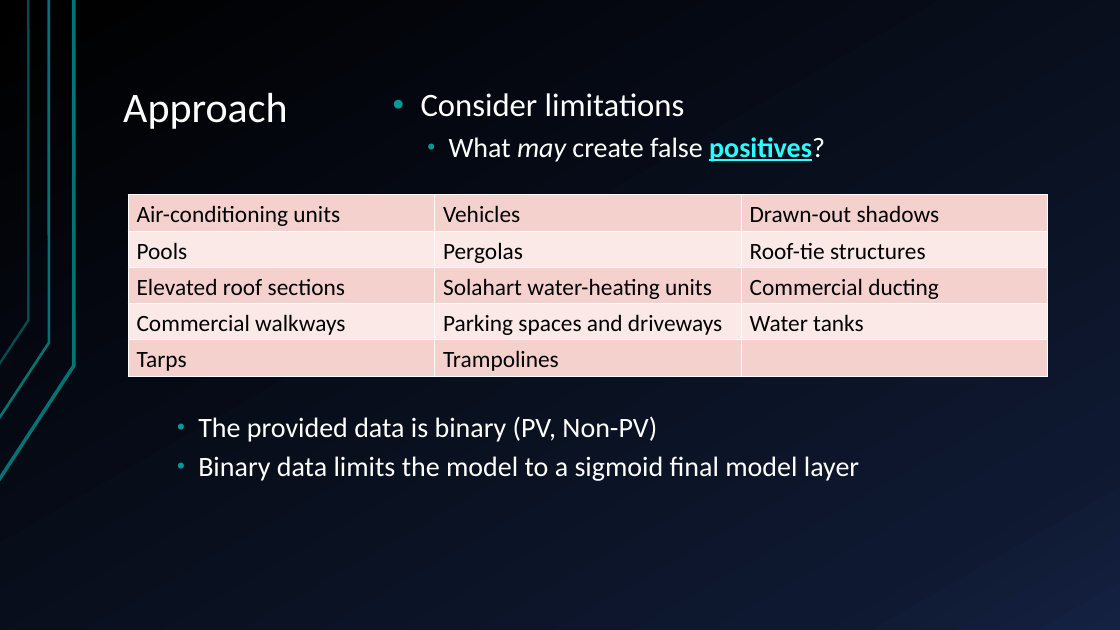
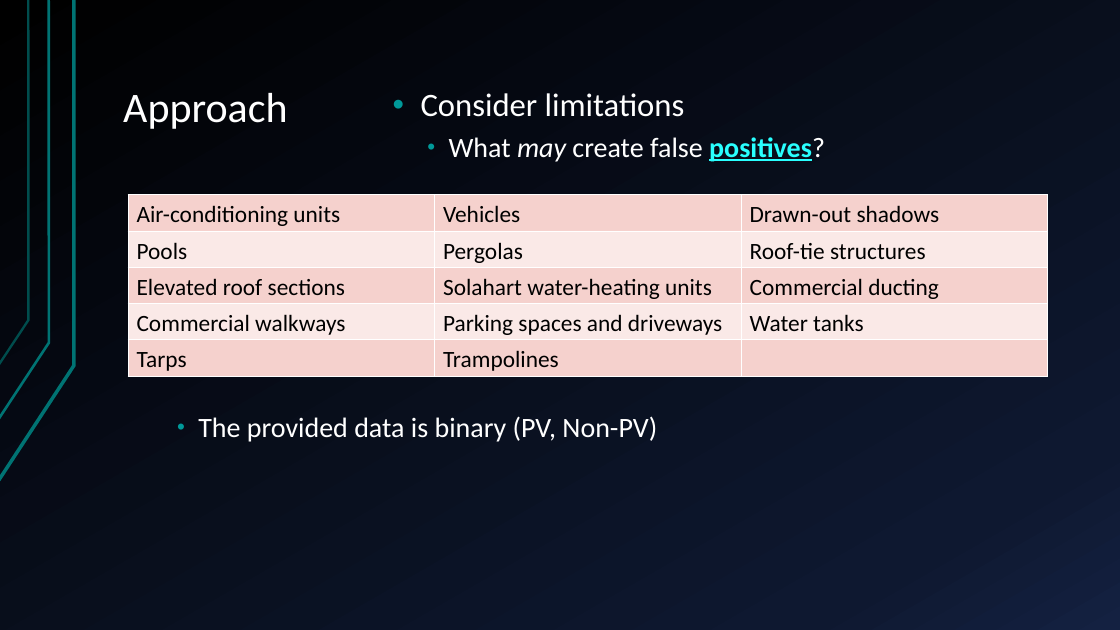
Before and after one commit to sofiary/teamunicornn, a slide deck: slide 20 of Western Power Hack-a-Gig Presentation.pptx (slide 18 before the commit). Drawn at 1120x630 pixels with LibreOffice and Linux fonts; fonts in the diff are those of the drawing. Boxes give left, top, right and bottom in pixels: in the first picture for what was removed or moved away, otherwise in the second. Text is boxed around its words. In the diff, an @@ line names an element or a change of style, - is before the commit and + after.

```diff
--- a/Western Power Hack-a-Gig Presentation.pptx
+++ b/Western Power Hack-a-Gig Presentation.pptx
@@ text at bbox=[198, 456, 859, 481]: paragraph removed @@
-  • Binary data limits the model to a sigmoid final model layer
```
Also in this commit, not shown: 9 other slides changed, 2 slides added, 1 other file.
